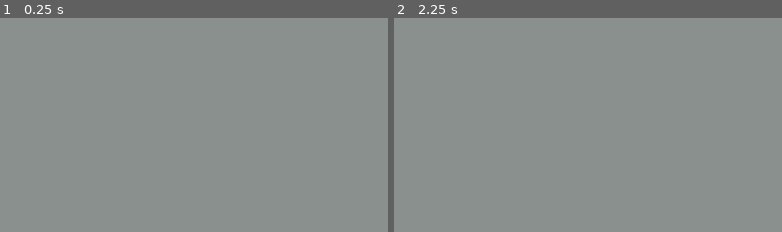
Above: before the commit, frames 1-2 (left to right).
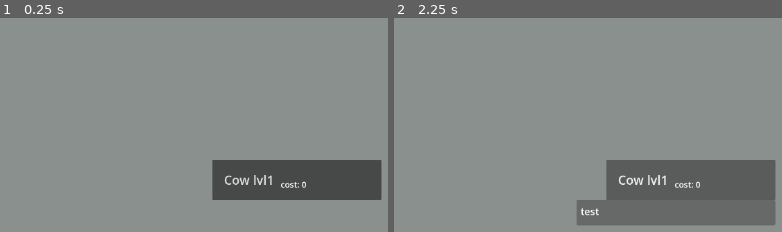
Above: after the commit, the same moments.

Repository: berox455/godot_eg
Game: Godot game, scene res://game.tscn
Two runs of this game, one before a commit and one after it. Both use one fixed random seed, a clock stepped at 60 frames per second and the inputs below.
Inputs (mouse positions are % of the whole screen's width and height, from its top left):
- Up to frame 1 (0.25 s): no input
- Up to frame 2 (2.25 s): click "Buy lvl1" at 0.5 s; click "Save" at 1.25 s; click (88, 88) at 2 s, where only the run after the commit has a clickable "Cow lvl1"
The pictures show only the part of the screen within x 50-100%, y 50-100%; the shares and areas given below are measured in that part.

The runs differ from the first frame. In frame 1, 8.1% of the frame differs, in the area x 54-99%, y 66-86%; in frame 2, 14%, in the area x 47-99%, y 66-97%.

Commit message:
add cost_calc, more in notes

Diff:
--- a/game.tscn
+++ b/game.tscn
@@ -237,6 +237,44 @@
 autowrap_mode = 0
 
 [node name="Label" type="RichTextLabel" parent="the_game/chicken/button" unique_id=2077841984]
+visible = false
+z_index = 2
+layout_mode = 0
+offset_left = -72.0
+offset_top = 97.0
+offset_right = 406.0
+offset_bottom = 157.83636
+theme_override_font_sizes/normal_font_size = 24
+theme_override_styles/normal = ExtResource("7_j5wjh")
+text = "test"
+fit_content = true
+scroll_active = false
+
+[node name="cow" type="Node" parent="the_game" unique_id=469185900]
+
+[node name="button" type="Button" parent="the_game/cow" unique_id=641531925]
+offset_left = 490.0
+offset_top = 323.0
+offset_right = 896.0
+offset_bottom = 420.0
+theme_override_font_sizes/font_size = 30
+text = "   Cow lvl1"
+alignment = 0
+
+[node name="cost" type="RichTextLabel" parent="the_game/cow/button" unique_id=407177894]
+layout_mode = 0
+offset_left = 164.0
+offset_top = 45.000004
+offset_right = 232.0
+offset_bottom = 73.0
+mouse_filter = 2
+theme_override_font_sizes/normal_font_size = 20
+text = "cost: 0 "
+fit_content = true
+scroll_active = false
+autowrap_mode = 0
+
+[node name="Label" type="RichTextLabel" parent="the_game/cow/button" unique_id=1000712625]
 visible = false
 z_index = 2
 layout_mode = 0
@@ -304,6 +342,9 @@
 [connection signal="mouse_entered" from="the_game/chicken/button" to="the_game" method="_chicken_buy_enter"]
 [connection signal="mouse_exited" from="the_game/chicken/button" to="the_game" method="_chicken_buy_exit"]
 [connection signal="pressed" from="the_game/chicken/button" to="the_game" method="_chicken_buy_pressed"]
+[connection signal="mouse_entered" from="the_game/cow/button" to="the_game" method="_cow_buy_enter"]
+[connection signal="mouse_exited" from="the_game/cow/button" to="the_game" method="_cow_buy_exit"]
+[connection signal="pressed" from="the_game/cow/button" to="the_game" method="_cow_buy_pressed"]
 [connection signal="pressed" from="the_game/save/button" to="the_game" method="_save"]
 [connection signal="pressed" from="the_game/erase_save" to="the_game" method="_erase_save"]
 [connection signal="pressed" from="the_game/erase_save/erase_save" to="the_game" method="_save_quit"]
--- a/grass.gd
+++ b/grass.gd
@@ -5,24 +5,25 @@
 const scaling = 1.2
 #pwr
 var click_munch = 1  # when you click the grass
-var munch = 0  # auto mouth click 0.1 for each
-var dog_munch = 1
-var chicken_munch = 1
+var munch = 0  # auto mouth click 0.1 for each per second
+var dog_munch = 1  # munches 1 per second
+var chicken_munch = 1  # munches 1 per 0.1 second
+var cow_munch = 500  # munches 500 per 10 seconds w child, 1000 wo
 #lvl
 var mouth_lvl = 0
 var dog_lvl = 0
-var dog_upgrade_lvl = 0
 var chicken_lvl = 0
+var cow_lvl = 0
 #base cost
 const mouth_base = 15
 const dog_base = 100
-const dog_upgrade_base = 140
 const chicken_base = 1100
+const cow_base = 10000
 #cost
 var mouth_cost: float
 var dog_cost: float
-var dog_upgrade_cost: float
 var chicken_cost: float
+var cow_cost: float
 #LoadSave
 const save_dir: String = "user://save.json"
 
@@ -39,14 +40,15 @@
 	mr_save = _load()
 	if len(mr_save) > 1:
 		_unload()
-	mouth_cost = mouth_base * (scaling ** mouth_lvl)
-	dog_cost = dog_base * (scaling ** dog_lvl)
-	dog_upgrade_cost = dog_upgrade_base * (scaling ** dog_upgrade_lvl)
-	chicken_cost = chicken_base * (scaling ** chicken_lvl)
+	mouth_cost = _cost_calc(mouth_base, mouth_lvl)
+	dog_cost = _cost_calc(dog_base, dog_lvl)
+	chicken_cost = _cost_calc(chicken_base, chicken_lvl)
+	cow_cost = _cost_calc(cow_base, cow_lvl)
 
 	_mouth_label_update()
 	_dog_label_update()
 	_chicken_label_update()
+	_cow_label_update()
 
 	if !(mouth_lvl > 4):
 		$dog/TextBlock.hide()
@@ -112,6 +114,7 @@
 			col.a -= 0.1
 			node.add_theme_color_override("font_color", col)
 		i += 1
+
 
 func _abr(number: int) -> String:
 	var k: float = 1000
@@ -153,10 +156,11 @@
 	"mouth_lvl": mouth_lvl,
 	"munch": munch,
 	"dog_lvl": dog_lvl,
-	"dog_upgrade_lvl": dog_upgrade_lvl,
 	"dog_munch": dog_munch,
 	"chicken_lvl": chicken_lvl,
-	"chicken_munch": chicken_munch
+	"chicken_munch": chicken_munch,
+	"cow_lvl": cow_lvl,
+	"cow_munch": cow_munch
 	}
 
 	var file = FileAccess.open(save_dir, FileAccess.WRITE)
@@ -186,7 +190,6 @@
 			"mouth_lvl": mouth_lvl = saved
 			"munch": munch = saved
 			"dog_lvl": dog_lvl = saved
-			"dog_upgrade_lvl": dog_upgrade_lvl = saved
 			"dog_munch": dog_munch = saved
 			"chicken_lvl": chicken_lvl = saved
 			"chicken_munch": chicken_munch = saved
@@ -207,7 +210,7 @@
 		grass_eaten -= mouth_cost
 		mouth_lvl += 1
 		munch += 0.1
-		mouth_cost = mouth_base * (scaling ** mouth_lvl)
+		mouth_cost = _cost_calc(mouth_base, mouth_lvl)
 		_mouth_label_update()
 
 		if mouth_lvl == 5:
@@ -222,7 +225,7 @@
 		_click_play()
 		grass_eaten -= dog_cost
 		dog_lvl += 1
-		dog_cost = dog_base * (scaling ** dog_lvl)
+		dog_cost = _cost_calc(dog_base, dog_lvl)
 		_dog_label_update()
 
 		if dog_lvl == 5:
@@ -235,8 +238,17 @@
 		_click_play()
 		grass_eaten -= chicken_cost
 		chicken_lvl += 1
-		chicken_cost = chicken_base * (scaling ** chicken_lvl)
+		chicken_cost = _cost_calc(chicken_base, chicken_lvl)
 		_chicken_label_update()
+
+
+func _cow_buy_pressed() -> void:
+	if grass_eaten >= cow_cost:
+		_click_play()
+		grass_eaten -= cow_cost
+		cow_lvl += 1
+		cow_cost = _cost_calc(cow_base, cow_lvl)
+		_cow_label_update()
 
 
 func _erase_save() -> void:
@@ -276,6 +288,14 @@
 	$chicken/button/Label.hide()
 
 
+func _cow_buy_enter() -> void:
+	$cow/button/Label.show()
+
+
+func _cow_buy_exit() -> void:
+	$cow/button/Label.hide()
+
+
 func _mouth_label_update() -> void:
 	var mouth_d = "Each mouth can bite off 0.1 grass/s"
 	var mouth_desc = "\n" + mouth_d + """
@@ -321,6 +341,10 @@
 		$chicken/button/Label.text = chicken_d
 
 
+func _cow_label_update() -> void:
+	pass
+
+
 func _click_play() -> void:
 	$Click.pitch_scale = randf_range(0.9, 1.5)
 	$Click.play()
@@ -335,3 +359,7 @@
 	new_label.text = str(click_munch)
 	new_label.add_theme_font_size_override("font_size", 30)
 	new_label.z_index = 3
+
+
+func _cost_calc(base_cost, lvl) -> float:
+	return base_cost * (scaling ** lvl)
Not shown, changed: notes.txt
